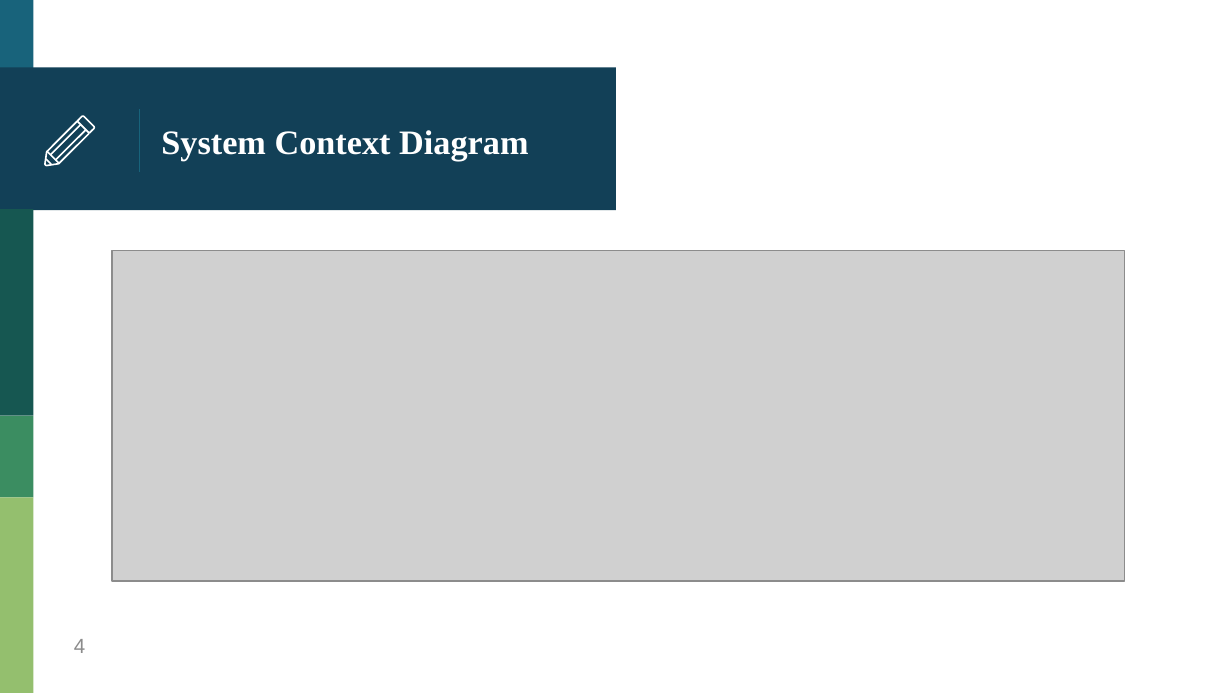
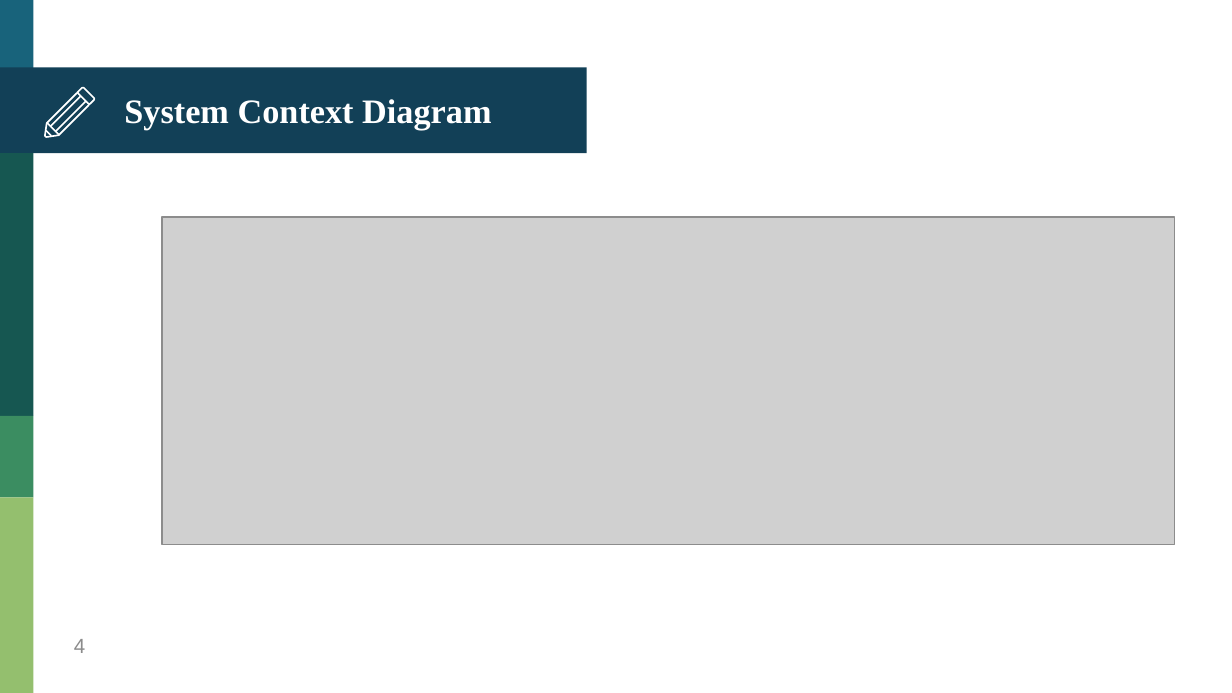
Before and after one commit to HankTwZhong/OOAD, a slide deck: slide 4 of OOAD_Midterm.pptx. Drawn at 1232x693 pixels with LibreOffice and Linux fonts; fonts in the diff are those of the drawing; grey boxes stand for pictures. Boxes give left, top, right and bottom in pixels: in the first picture for what was removed or moved away, otherwise in the second. Text is boxed around its words. In the diff, an @@ line names an element or a change of style, - is before the commit and + after.

Commit message:
modify ppt and move chartInformation test

```diff
--- a/OOAD_Midterm.pptx
+++ b/OOAD_Midterm.pptx
@@ rectangle: place and size @@
-rectangle at (0, 68, 616, 211)
+rectangle at (0, 68, 586, 153)
@@ title "System Context Diagram": place and size @@
-title "System Context Diagram" at (161, 130, 528, 161)
+title "System Context Diagram" at (124, 99, 491, 130)
@@ line removed from (139, 110) to (139, 172) @@
@@ group added at (44, 87, 95, 137): 6 freeform shapes @@
@@ rectangle: place and size @@
-rectangle at (0, 209, 33, 416)
+rectangle at (0, 153, 33, 415)
@@ group removed at (44, 116, 95, 166): 6 freeform shapes @@
@@ picture: place and size @@
-picture at (112, 250, 1125, 582)
+picture at (163, 217, 1175, 545)
```
Also in this commit, not shown: 23 other slides changed, 2 slides added, 2 slides removed, 14 other files.
